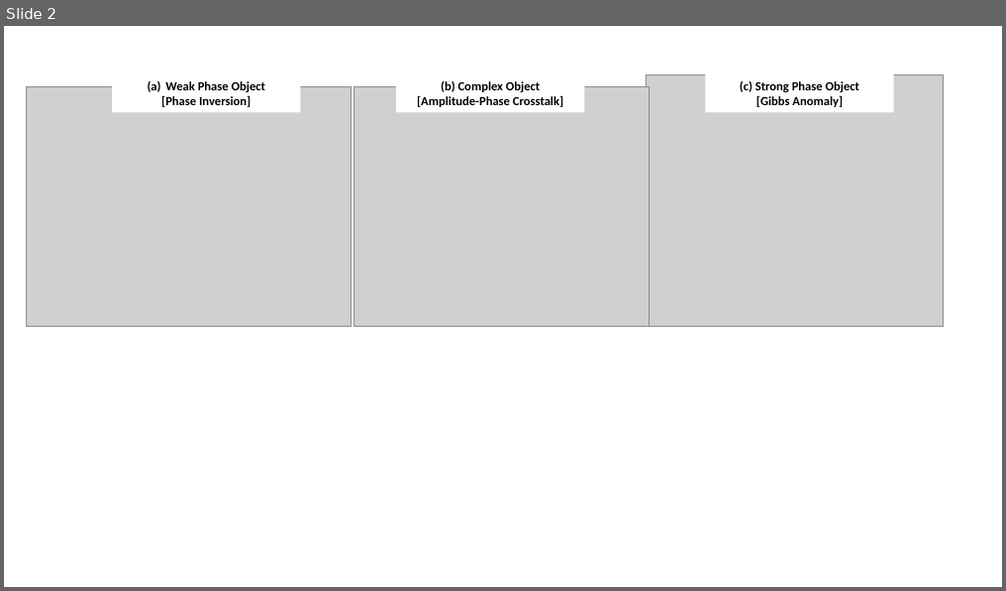
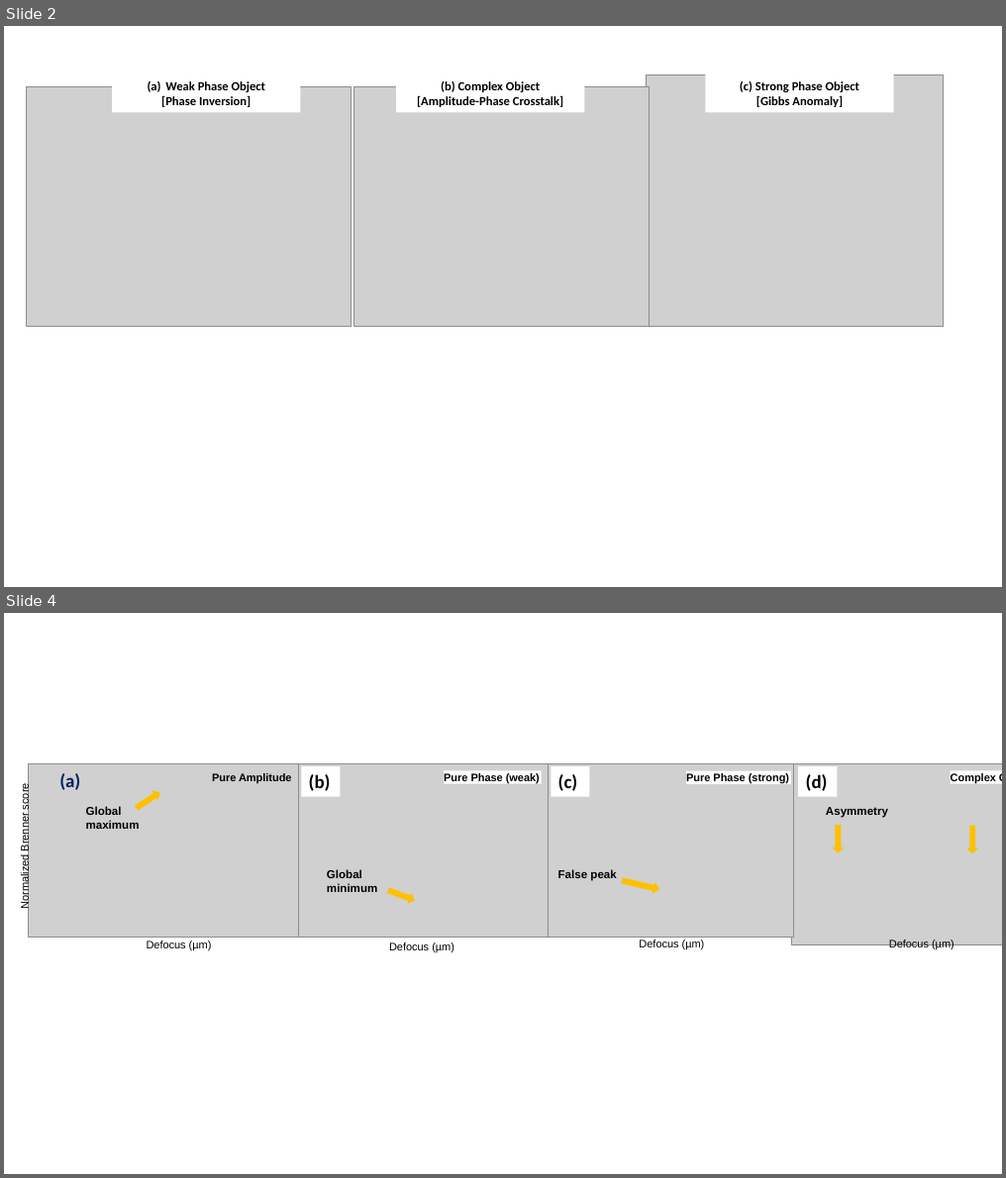
Before and after one commit to Gaurang8440/Fourier_Ptychography_Microscopy, a slide deck: Brenner framework/Figures.pptx. Shown one above the other, each under a label of ours: slide 2 before the commit, slides 2 and 4 after it; the slides between them are not shown. The pictures are 1006x591 and 1006x1178 pixels, drawn with LibreOffice and Linux fonts; fonts in the diff are those of the drawing; grey boxes stand for pictures. Boxes give left, top, right and bottom in pixels: in the first picture for what was removed or moved away, otherwise in the second. Text is boxed around its words. In the diff, an @@ line names an element or a change of style, - is before the commit and + after.

```diff
--- a/Brenner framework/Figures.pptx
+++ b/Brenner framework/Figures.pptx
@@ slide 4 added at <box>4,613,1002,1174</box>, background #FFFFFF @@
@@ group added at <box>19,764,1002,953</box>: 11 texts, 6 rectangles, 5 right arrows, 4 pictures @@
+Normalized Brenner score
+Defocus (µm)
+Defocus (µm)
+Defocus (µm)
+Defocus (µm)
+Global
+maximum
+Pure Amplitude
+(a)
+Pure Phase (weak)
+Global
+minimum
+(b)
+Pure Phase (strong)
+False peak
+(c)
+Complex Object
+Asymmetry
+(d)
```
Also in this commit, not shown: 2 other slides added, 8 other files.
